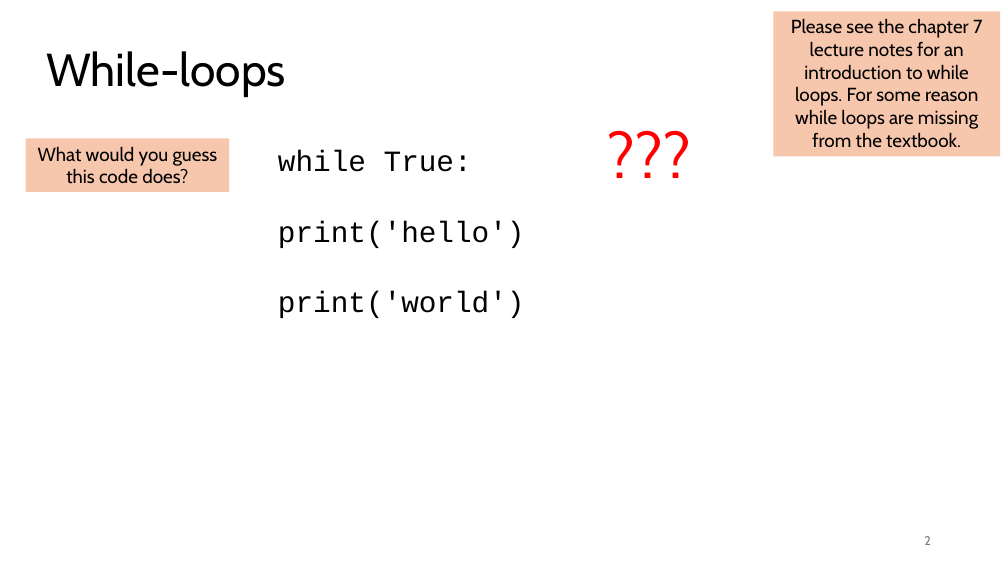
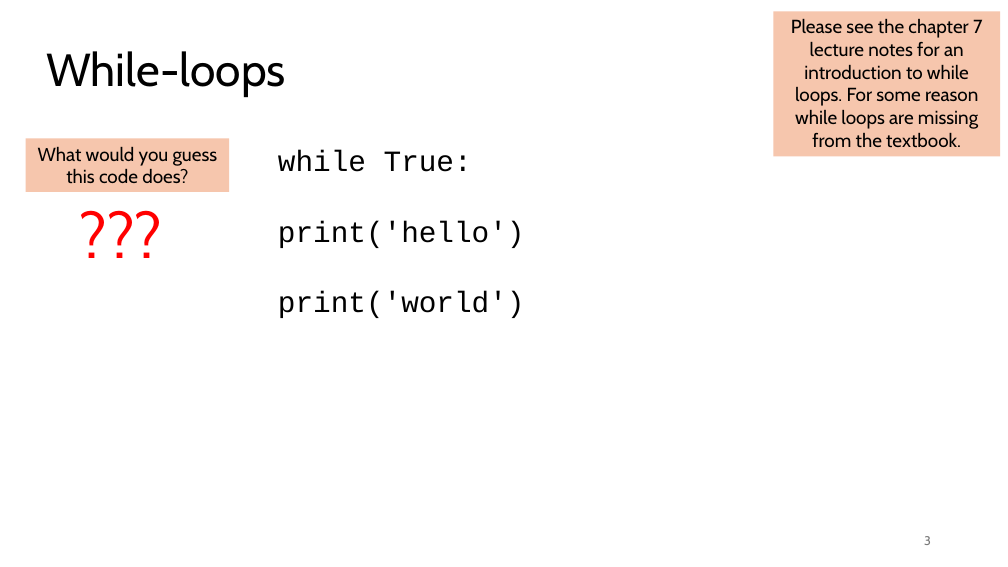
Before and after one commit to tjd1234/cmpt120spring2026, a slide deck: slide 3 of lecture_notes/chapter7/chapter7.pptx (slide 2 before the commit). Drawn at 1008x567 pixels with LibreOffice and Linux fonts; fonts in the diff are those of the drawing. Boxes give left, top, right and bottom in pixels: in the first picture for what was removed or moved away, otherwise in the second. Text is boxed around its words. In the diff, an @@ line names an element or a change of style, - is before the commit and + after.

```diff
--- a/lecture_notes/chapter7/chapter7.pptx
+++ b/lecture_notes/chapter7/chapter7.pptx
@@ text "???": place and size @@
-text "???" at (600,112,712,196)
+text "???" at (72,192,183,276)
@@ page number at (924,536,931,545): text changed @@
-2
+3
```
Also in this commit, not shown: 1 other slide changed, 1 slide added, 3 other files.
